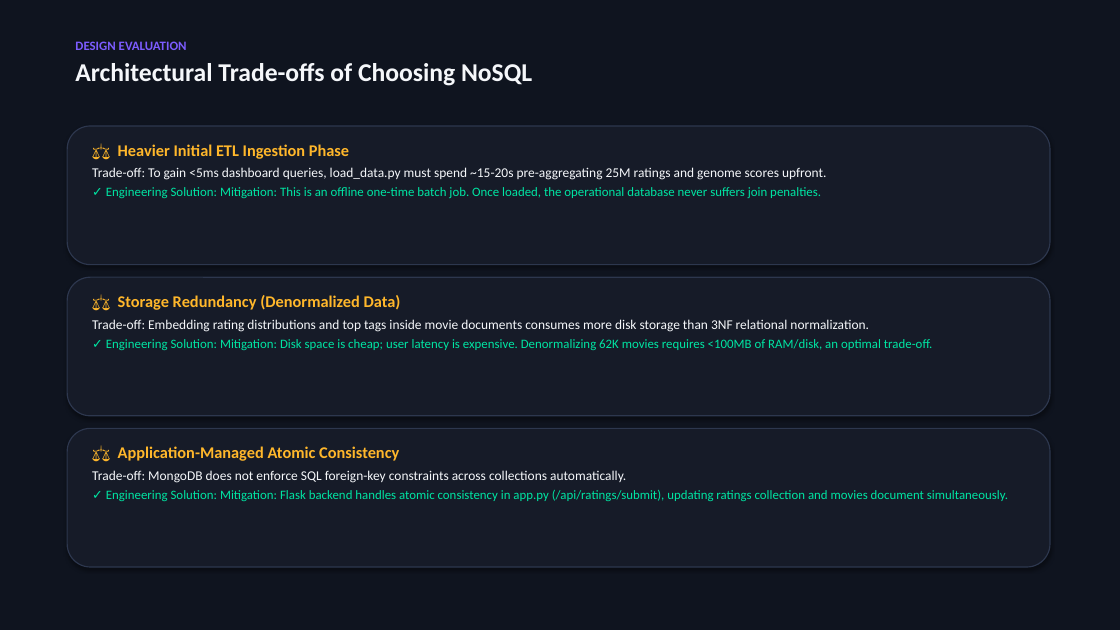
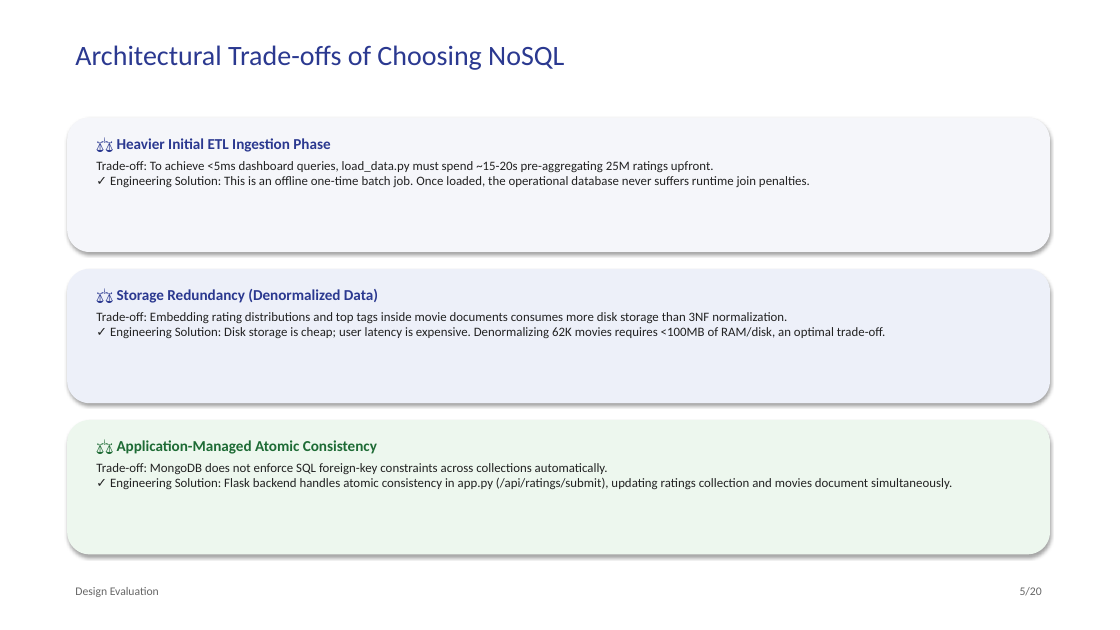
Before and after one commit to prithamnandavaram/movielens-data-engineering, a slide deck: slide 5 of presentation/MovieLens_Analytics_Presentation.pptx (slide 6 before the commit). Drawn at 1120x630 pixels with LibreOffice and Linux fonts; fonts in the diff are those of the drawing. Boxes give left, top, right and bottom in pixels: in the first picture for what was removed or moved away, otherwise in the second. Text is boxed around its words. In the diff, an @@ line names an element or a change of style, - is before the commit and + after.

Commit message:
style: restyle presentation deck to match uploaded academic Beamer aesthetic

```diff
--- a/presentation/MovieLens_Analytics_Presentation.pptx
+++ b/presentation/MovieLens_Analytics_Presentation.pptx
@@ background #0F141F to #FFFFFF @@
@@ text "Architectural Trade-offs of Choosing NoSQL" at (75, 45, 564, 70): size 22 to 24 pt, text colour #F5F7FA to #2B3990, bold off @@
@@ text at (75, 41, 187, 50): paragraph removed @@
-DESIGN EVALUATION
@@ rounded rectangle: place and size @@
-rounded rectangle at (67, 126, 1050, 265)
+rounded rectangle at (67, 118, 1050, 252)
@@ rounded rectangle at (67, 118, 1050, 252): fill #161B28 to #F5F6FA; outline #2D374E 1 pt to none @@
@@ text at (117, 138, 330, 152): size 14 to 13 pt, text colour #FFB72B to #2B3990 in "⚖️ Heavier Initial ETL Ingestion Phase" @@
@@ text at (96, 161, 810, 187): text changed; text colour #00E5A3 to #222222 @@
-Trade-off: To gain <5ms dashboard queries, load_data.py must spend ~15-20s pre-aggregating 25M ratings and genome scores upfront.
-✓ Engineering Solution: Mitigation: This is an offline one-time batch job. Once loaded, the operational database never suffers join penalties.
+Trade-off: To achieve <5ms dashboard queries, load_data.py must spend ~15-20s pre-aggregating 25M ratings upfront.
+✓ Engineering Solution: This is an offline one-time batch job. Once loaded, the operational database never suffers runtime join penalties.
@@ rounded rectangle: place and size @@
-rounded rectangle at (67, 277, 1050, 416)
+rounded rectangle at (67, 269, 1050, 403)
@@ rounded rectangle at (67, 269, 1050, 403): fill #161B28 to #EDF0F9; outline #2D374E 1 pt to none @@
@@ text at (117, 289, 378, 303): size 14 to 13 pt, text colour #FFB72B to #2B3990 in "⚖️ Storage Redundancy (Denormalized Data)" @@
@@ text at (96, 312, 885, 338): text changed; text colour #00E5A3 to #222222 @@
-Trade-off: Embedding rating distributions and top tags inside movie documents consumes more disk storage than 3NF relational normalization.
-✓ Engineering Solution: Mitigation: Disk space is cheap; user latency is expensive. Denormalizing 62K movies requires <100MB of RAM/disk, an optimal trade-off.
+Trade-off: Embedding rating distributions and top tags inside movie documents consumes more disk storage than 3NF normalization.
+✓ Engineering Solution: Disk storage is cheap; user latency is expensive. Denormalizing 62K movies requires <100MB of RAM/disk, an optimal trade-off.
@@ rounded rectangle: place and size @@
-rounded rectangle at (67, 429, 1050, 567)
+rounded rectangle at (67, 420, 1050, 555)
@@ rounded rectangle at (67, 420, 1050, 555): fill #161B28 to #EDF7EE; outline #2D374E 1 pt to none @@
@@ text at (117, 440, 377, 454): size 14 to 13 pt, text colour #FFB72B to #1E6B35 in "⚖️ Application-Managed Atomic Consistency" @@
@@ text at (96, 463, 952, 489): text changed; text colour #00E5A3 to #222222 @@
-Trade-off: MongoDB does not enforce SQL foreign-key constraints across collections automatically.
-✓ Engineering Solution: Mitigation: Flask backend handles atomic consistency in app.py (/api/ratings/submit), updating ratings collection and movies document simultaneously.
+Trade-off: MongoDB does not enforce SQL foreign-key constraints across collections automatically.
+✓ Engineering Solution: Flask backend handles atomic consistency in app.py (/api/ratings/submit), updating ratings collection and movies document simultaneously.
@@ text added at (75, 587, 159, 597), 10 pt, text #666666 @@
+Design Evaluation
@@ text added at (1020, 587, 1042, 596), 10 pt, text #666666 @@
+5/20
```
Also in this commit, not shown: 8 other slides changed, 11 slides added, 11 slides removed, 2 other files.
